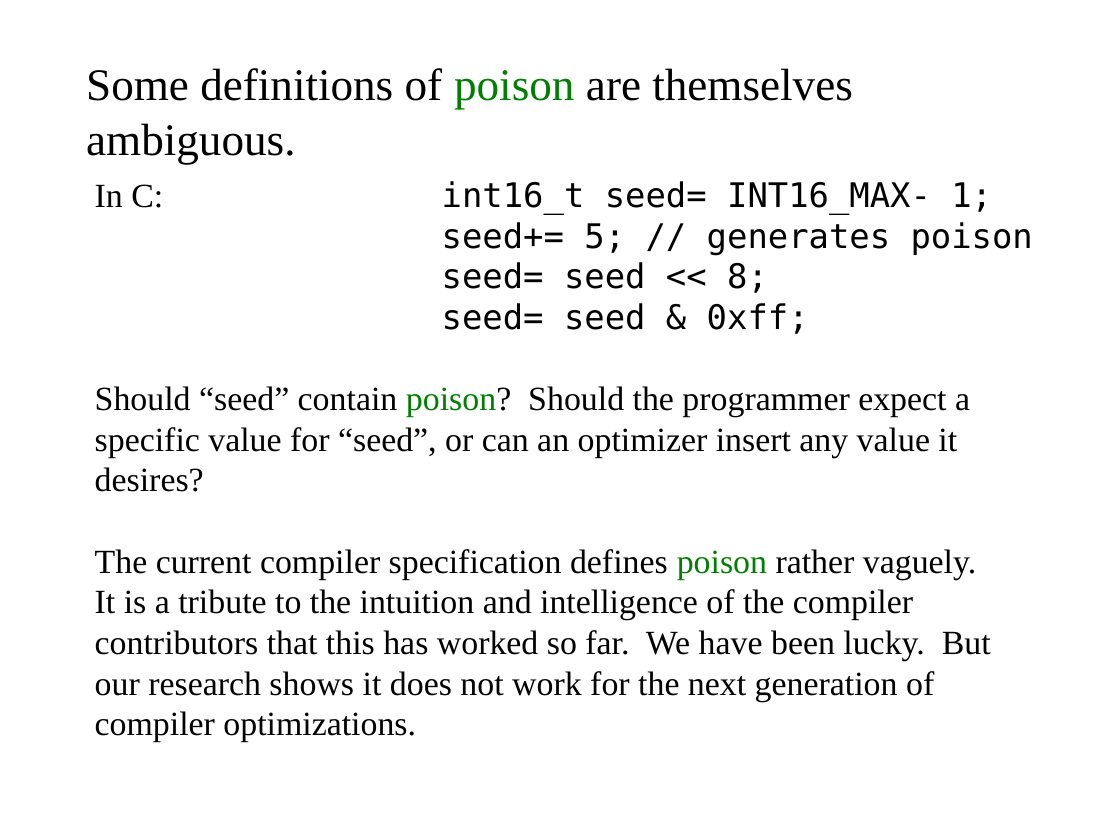
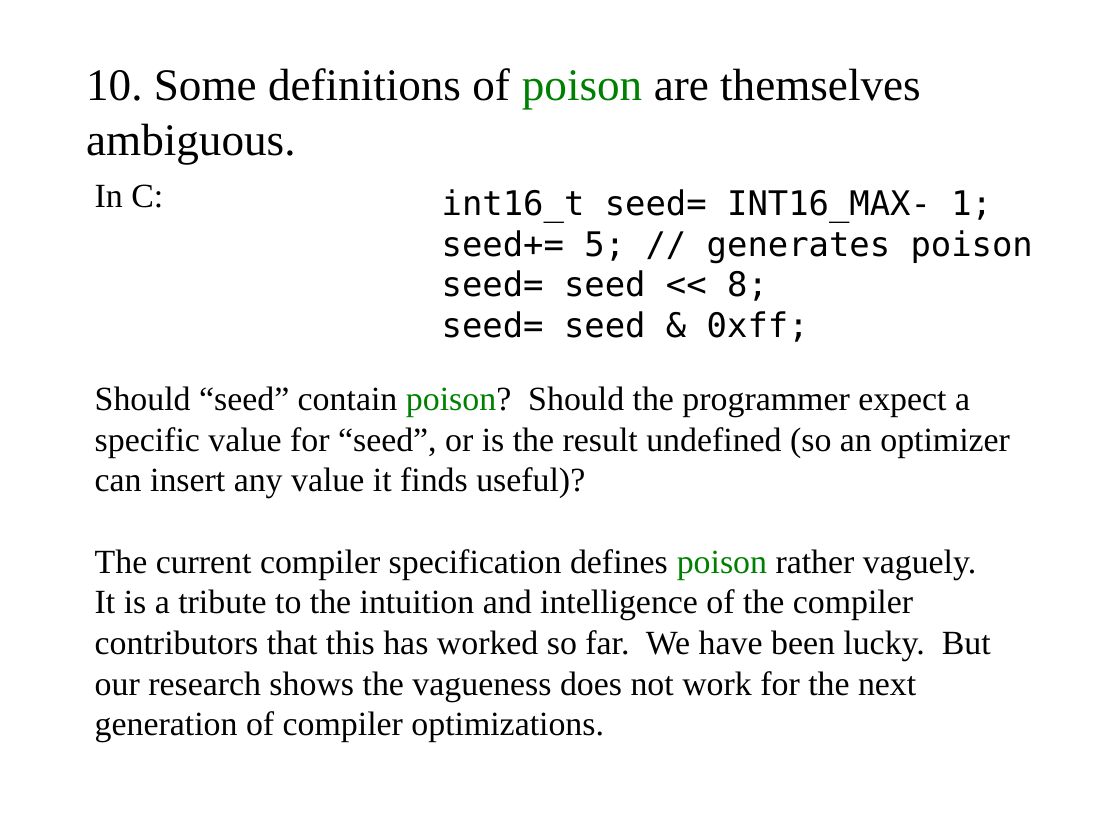
Before and after one commit to cschreiner/lli_undef_fix_admin, a slide deck: slide 10 of doc/poster/2015feb_grad_visit.draft.odp. Drawn at 1120x840 pixels with LibreOffice and Linux fonts; fonts in the diff are those of the drawing. Boxes give left, top, right and bottom in pixels: in the first picture for what was removed or moved away, otherwise in the second. Text is boxed around its words. In the diff, an @@ line names an element or a change of style, - is before the commit and + after.

Commit message:
minor wording improvements

```diff
--- a/doc/poster/2015feb_grad_visit.draft.odp
+++ b/doc/poster/2015feb_grad_visit.draft.odp
@@ text at (86,68,921,164): text changed @@
-Some definitions of poison are themselves ambiguous.
+10. Some definitions of poison are themselves ambiguous.
@@ text "int16_t seed= INT16_MAX- 1;": place and size @@
-text "int16_t seed= INT16_MAX- 1;" at (442,181,1033,334)
+text "int16_t seed= INT16_MAX- 1;" at (442,189,1033,342)
@@ text at (95,427,1010,499): text changed @@
-specific value for “seed”, or can an optimizer insert any value it
-desires?
+specific value for “seed”, or is the result undefined (so an optimizer
+can insert any value it finds useful)?
@@ text at (95,671,916,743): text changed @@
-our research shows it does not work for the next generation of
-compiler optimizations.
+our research shows the vagueness does not work for the next
+generation of compiler optimizations.
```
Also in this commit, not shown: 11 other slides changed.
